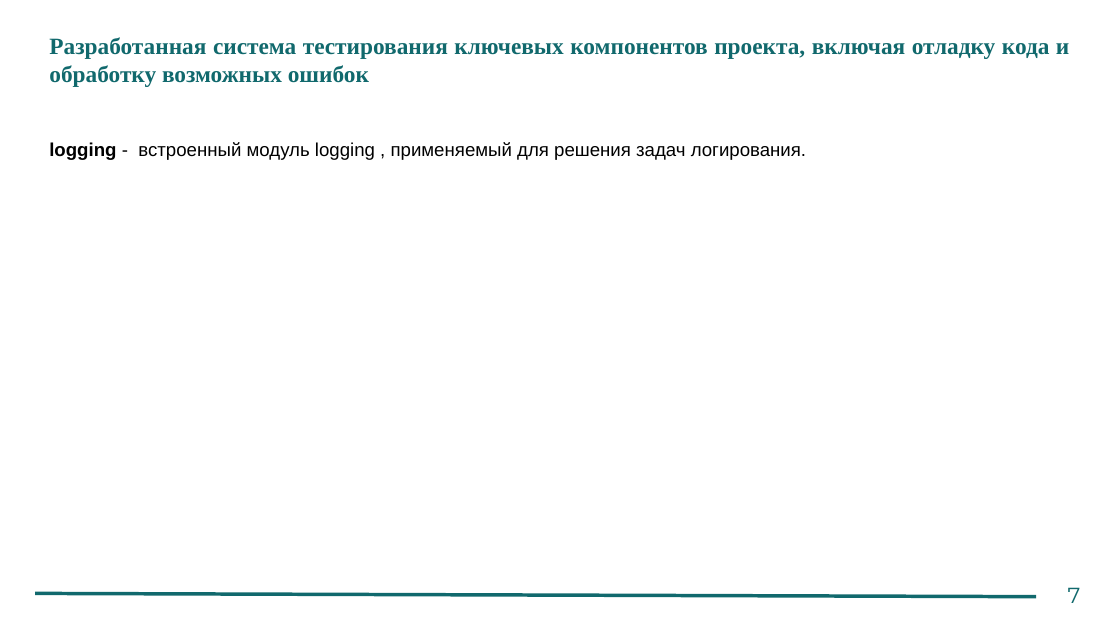
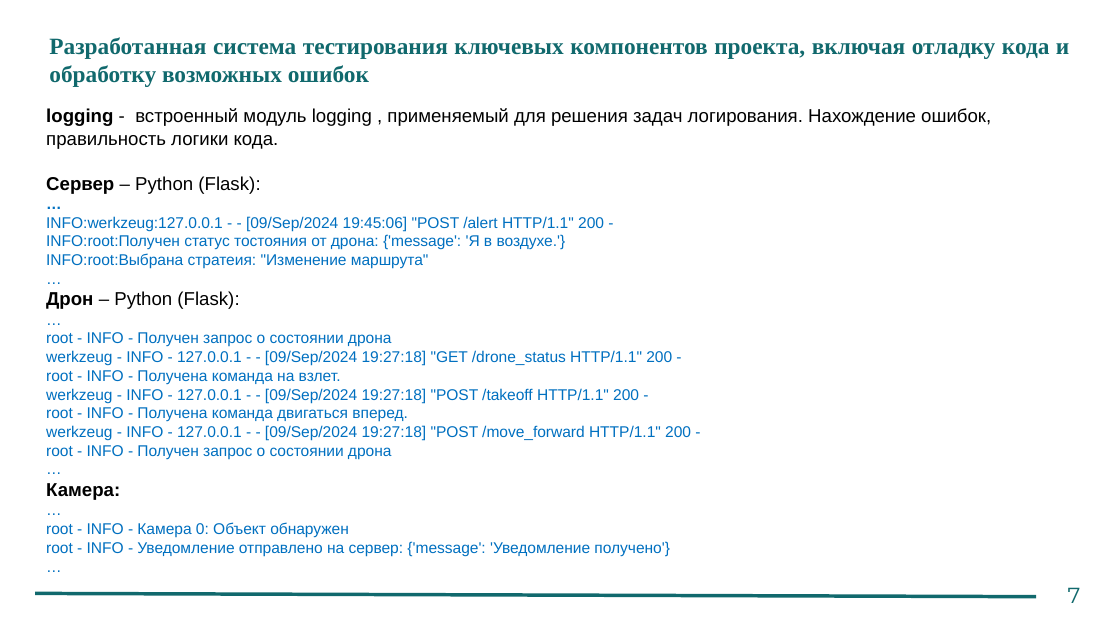
Before and after one commit to pastrelt/Diploma, a slide deck: slide 9 of Python_разработка_для_БПЛА_паттерны_проектирования,_API_интерфейсы+(6) [Автосохраненный].pptx. Drawn at 1120x630 pixels with LibreOffice and Linux fonts; fonts in the diff are those of the drawing. Boxes give left, top, right and bottom in pixels: in the first picture for what was removed or moved away, otherwise in the second. Text is boxed around its words. In the diff, an @@ line names an element or a change of style, - is before the commit and + after.

Commit message:
реализовал api север-дрон

```diff
--- a/Python_разработка_для_БПЛА_паттерны_проектирования,_API_интерфейсы+(6) [Автосохраненный].pptx
+++ b/Python_разработка_для_БПЛА_паттерны_проектирования,_API_интерфейсы+(6) [Автосохраненный].pptx
@@ text at (46,108,991,556): text changed; size 12 to 10 pt; text colour #000000 to #0070C0 @@
-logging - встроенный модуль logging , применяемый для решения задач логирования.
+logging - встроенный модуль logging , применяемый для решения задач логирования. Нахождение ошибок, правильность логики кода.
+Сервер – Python (Flask):
+…
+INFO:werkzeug:127.0.0.1 - - [09/Sep/2024 19:45:06] "POST /alert HTTP/1.1" 200 -
+INFO:root:Получен статус тостояния от дрона: {'message': 'Я в воздухе.'}
+INFO:root:Выбрана стратеия: "Изменение маршрута"
+…
+Дрон – Python (Flask):
+…
+root - INFO - Получен запрос о состоянии дрона
+werkzeug - INFO - 127.0.0.1 - - [09/Sep/2024 19:27:18] "GET /drone_status HTTP/1.1" 200 -
+root - INFO - Получена команда на взлет.
+werkzeug - INFO - 127.0.0.1 - - [09/Sep/2024 19:27:18] "POST /takeoff HTTP/1.1" 200 -
+root - INFO - Получена команда двигаться вперед.
+werkzeug - INFO - 127.0.0.1 - - [09/Sep/2024 19:27:18] "POST /move_forward HTTP/1.1" 200 -
+root - INFO - Получен запрос о состоянии дрона
+…
+Камера:
+…
+root - INFO - Камера 0: Объект обнаружен
+root - INFO - Уведомление отправлено на сервер: {'message': 'Уведомление получено'}
+…
```
Also in this commit, not shown: 2 other slides changed, 5 other files.
